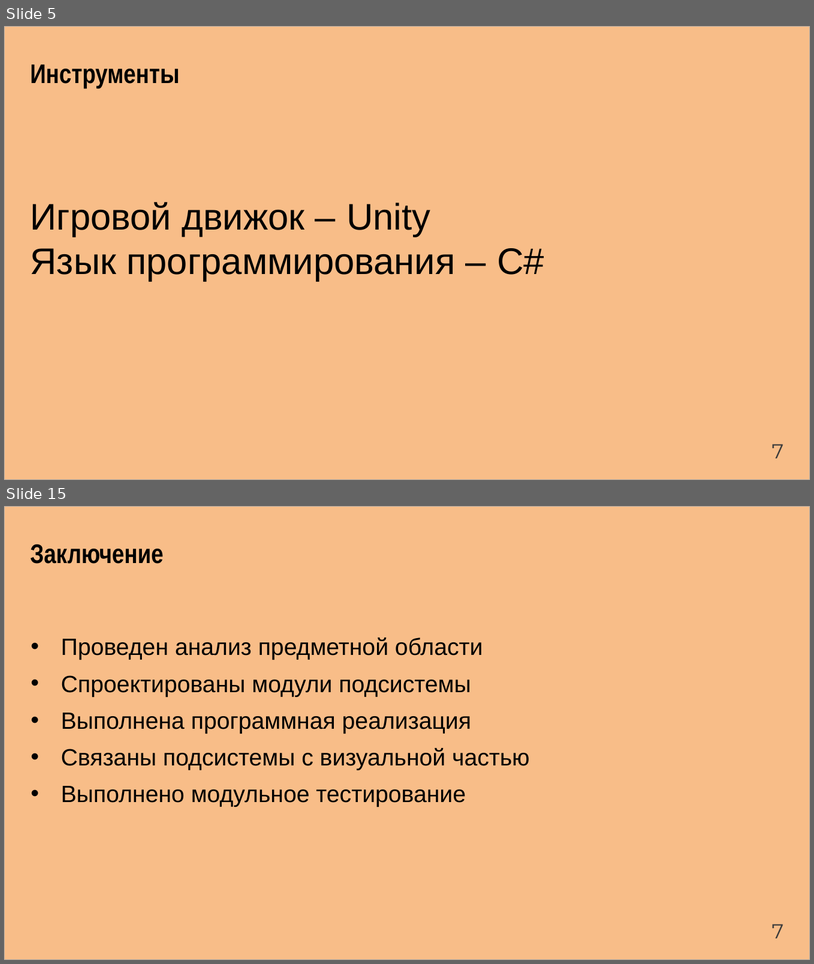
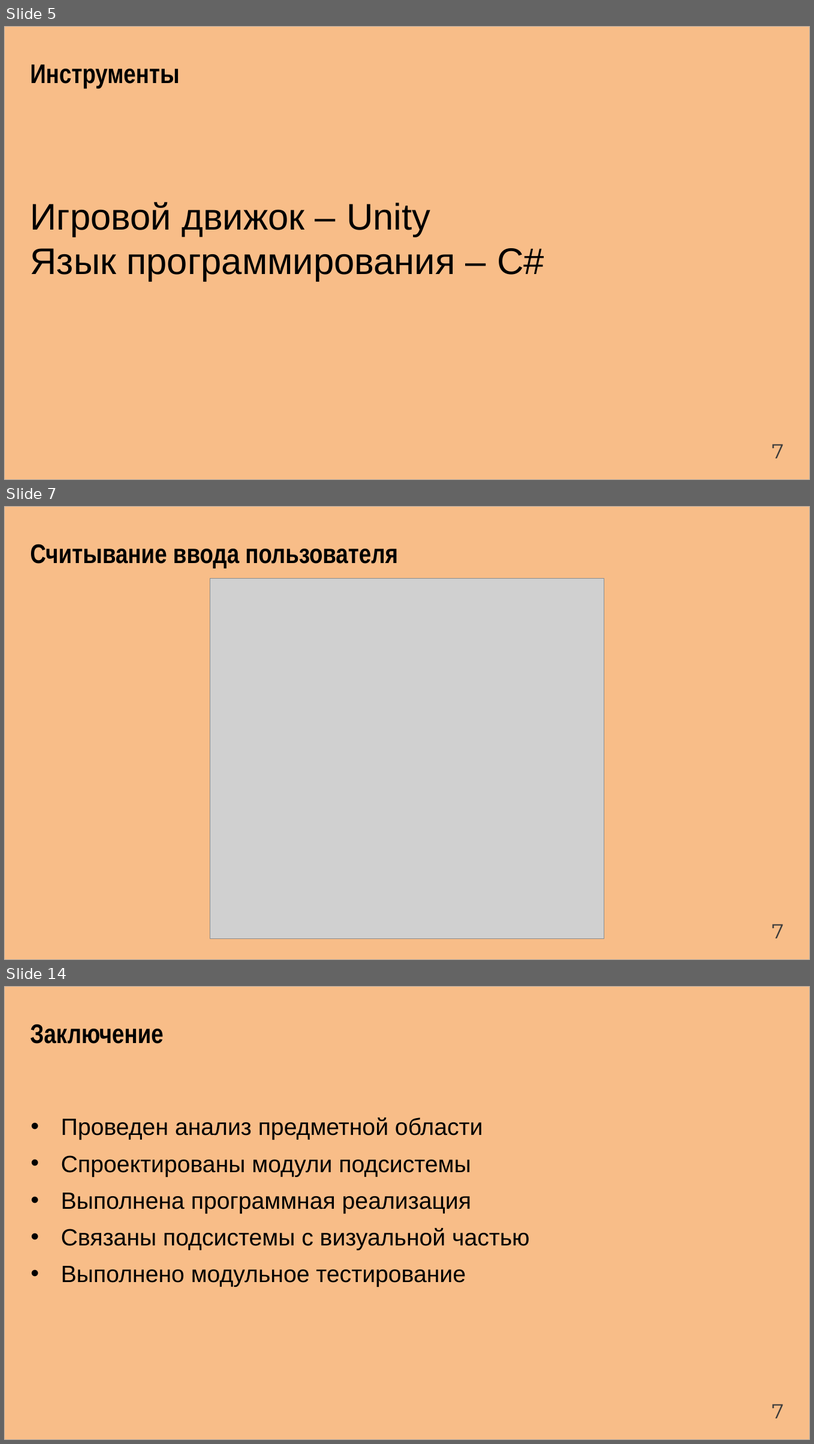
Before and after one commit to Artemor31/Files, a slide deck: Готовые части/NormPreza.pptx. Shown one above the other, each under a label of ours: slides 5 and 15 before the commit, slides 5, 7 and 14 after it; the slides between them are not shown. The pictures are 814x964 and 814x1444 pixels, drawn with LibreOffice and Linux fonts; fonts in the diff are those of the drawing; grey boxes stand for pictures. Boxes give left, top, right and bottom in pixels: in the first picture for what was removed or moved away, otherwise in the second. Text is boxed around its words. In the diff, an @@ line names an element or a change of style, - is before the commit and + after.

```diff
--- a/Готовые части/NormPreza.pptx
+++ b/Готовые части/NormPreza.pptx
@@ slide 7 added at (4, 506, 810, 960), background #FFFFFF @@
@@ rectangle added at (4, 506, 810, 960), fill #F8BD88, outline #A3A3A3 1 pt @@
@@ text added at (30, 544, 398, 568), 32 pt, text #000000, bold @@
+Считывание ввода пользователя
@@ picture added at (210, 579, 605, 939) @@
@@ text added at (772, 924, 784, 938), 24 pt, text #3A3A3A @@
+7
@@ what was slide 15 is now slide 14 @@
```
Also in this commit, not shown: 10 slides changed, 1 other slide added, 3 slides removed, 1 other file.
